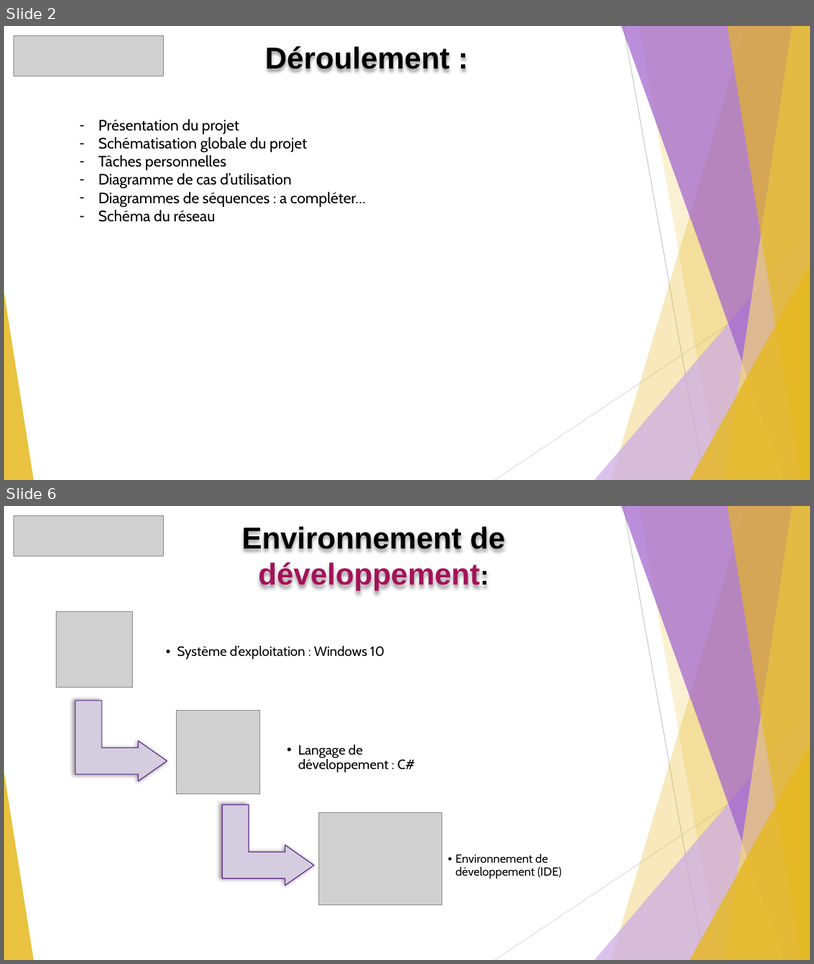
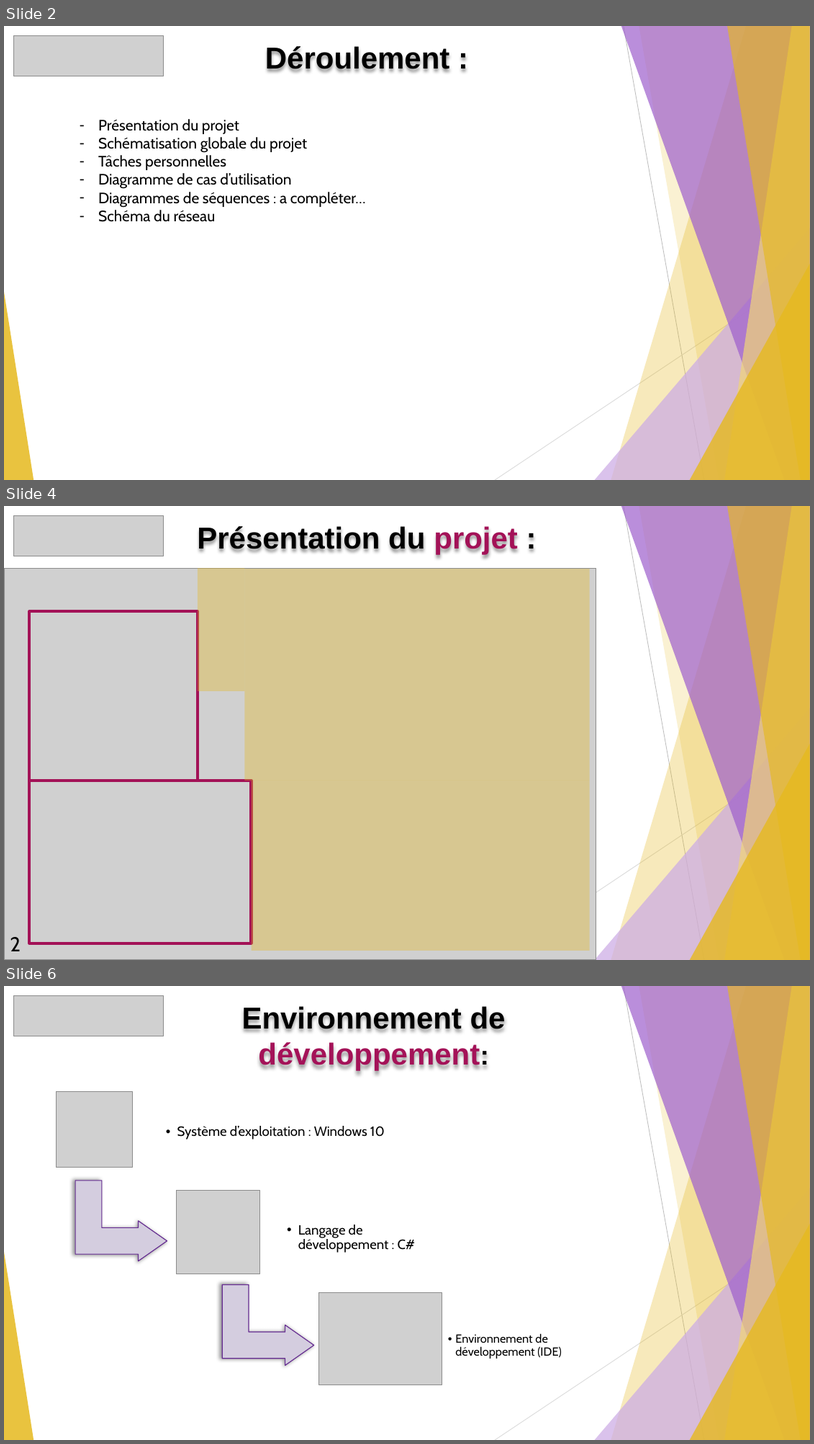
Before and after one commit to GuiguiMvn/Systeme-Escape-Game-Telethon, a slide deck: Nathan/Compte-rendus/REVUE-R2-GUIGAND-SFL6.pptx. Shown one above the other, each under a label of ours: slides 2 and 6 before the commit, slides 2, 4 and 6 after it; the slides between them are not shown. The pictures are 814x964 and 814x1444 pixels, drawn with LibreOffice and Linux fonts; fonts in the diff are those of the drawing; grey boxes stand for pictures. Boxes give left, top, right and bottom in pixels: in the first picture for what was removed or moved away, otherwise in the second. Text is boxed around its words. In the diff, an @@ line names an element or a change of style, - is before the commit and + after.

```diff
--- a/Nathan/Compte-rendus/REVUE-R2-GUIGAND-SFL6.pptx
+++ b/Nathan/Compte-rendus/REVUE-R2-GUIGAND-SFL6.pptx
@@ slide 4 added at bbox=[4, 506, 810, 960], background #FFFFFF; not listed: 10 template elements that a slide beside it also shows @@
@@ picture added at bbox=[13, 515, 164, 556] @@
@@ text added at bbox=[197, 526, 518, 554], 36 pt, text #000000, bold @@
+Présentation du projet :
@@ picture added at bbox=[4, 568, 597, 959] @@
@@ rectangle added at bbox=[198, 568, 244, 691], fill #E6B91E at 35% opacity @@
@@ rectangle added at bbox=[244, 569, 590, 780], fill #E6B91E at 35% opacity @@
@@ rectangle added at bbox=[29, 611, 198, 780], outline #A31257 3.5 pt @@
@@ rectangle added at bbox=[29, 780, 252, 943], outline #A31257 3.5 pt @@
@@ rectangle added at bbox=[252, 780, 590, 950], fill #E6B91E at 35% opacity @@
@@ text added at bbox=[10, 937, 21, 951], 24 pt, text #000000 @@
+2
```
Also in this commit, not shown: 1 slide changed, 1 other slide added, 2 slides removed, 11 other files.
